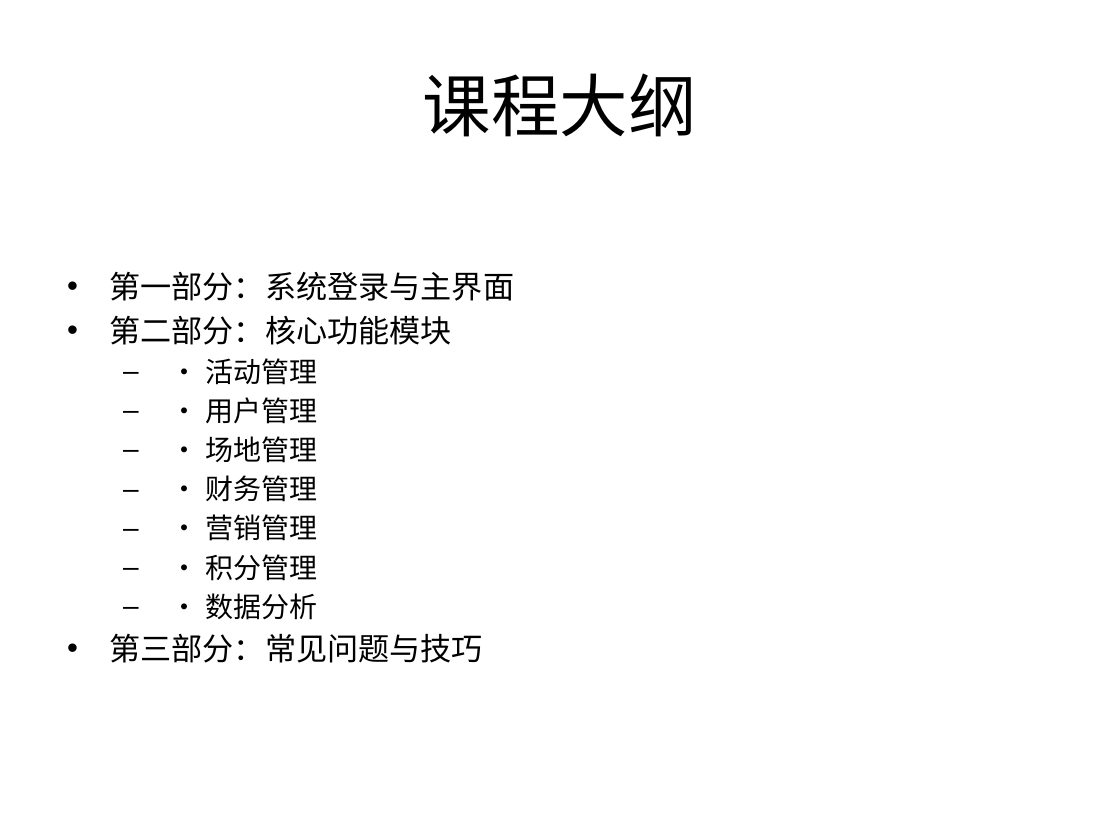
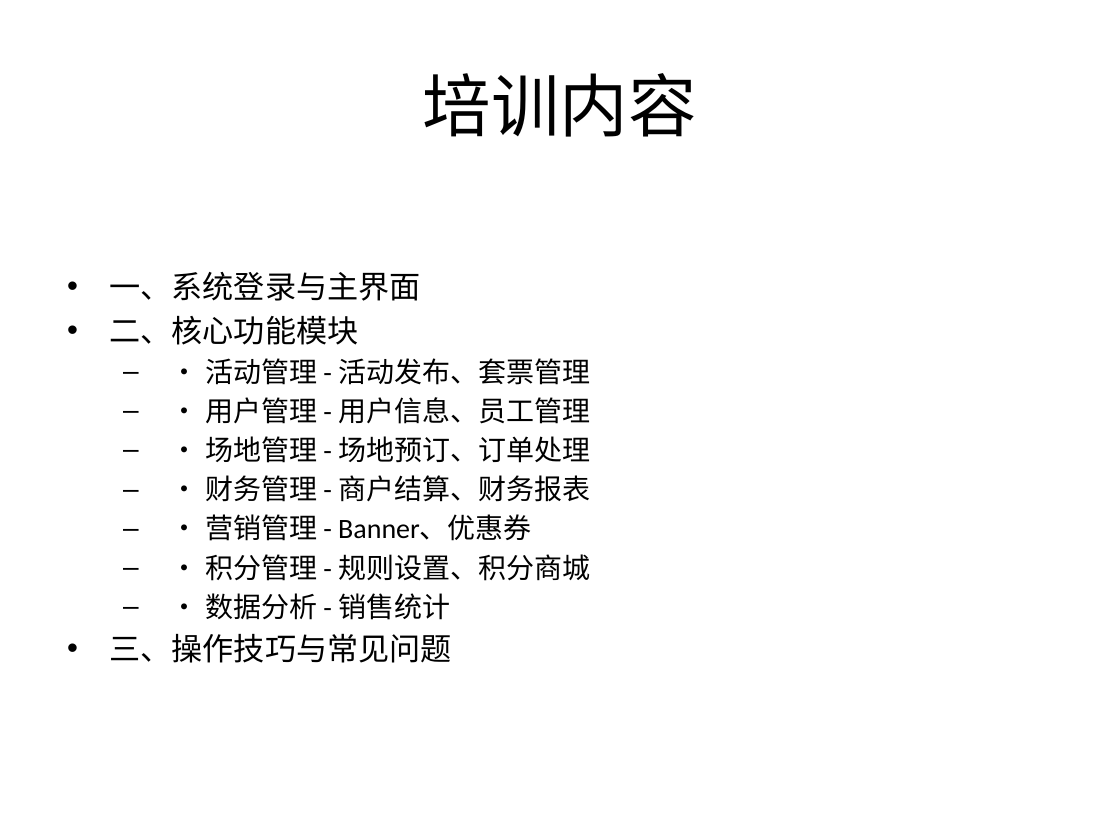
Before and after one commit to ctrlaomao/bjstarfish, a slide deck: slide 2 of 非雪季系统培训PPT.pptx (slide 3 before the commit). Drawn at 1120x840 pixels with LibreOffice and Linux fonts; fonts in the diff are those of the drawing. Boxes give left, top, right and bottom in pixels: in the first picture for what was removed or moved away, otherwise in the second. Text is boxed around its words. In the diff, an @@ line names an element or a change of style, - is before the commit and + after.

```diff
--- a/非雪季系统培训PPT.pptx
+++ b/非雪季系统培训PPT.pptx
@@ title at [423, 73, 697, 137]: text changed @@
-课程大纲
+培训内容
@@ text at [109, 272, 590, 663]: text changed; size 20 to 18 pt @@
-• 第一部分：系统登录与主界面
-• 第二部分：核心功能模块
-  – • 活动管理
-  – • 用户管理
-  – • 场地管理
-  – • 财务管理
-  – • 营销管理
-  – • 积分管理
-  – • 数据分析
-• 第三部分：常见问题与技巧
+• 一、系统登录与主界面
+• 二、核心功能模块
+  – • 活动管理 - 活动发布、套票管理
+  – • 用户管理 - 用户信息、员工管理
+  – • 场地管理 - 场地预订、订单处理
+  – • 财务管理 - 商户结算、财务报表
+  – • 营销管理 - Banner、优惠券
+  – • 积分管理 - 规则设置、积分商城
+  – • 数据分析 - 销售统计
+• 三、操作技巧与常见问题
```
Also in this commit, not shown: 9 other slides changed, 9 slides removed, 1 other file.
